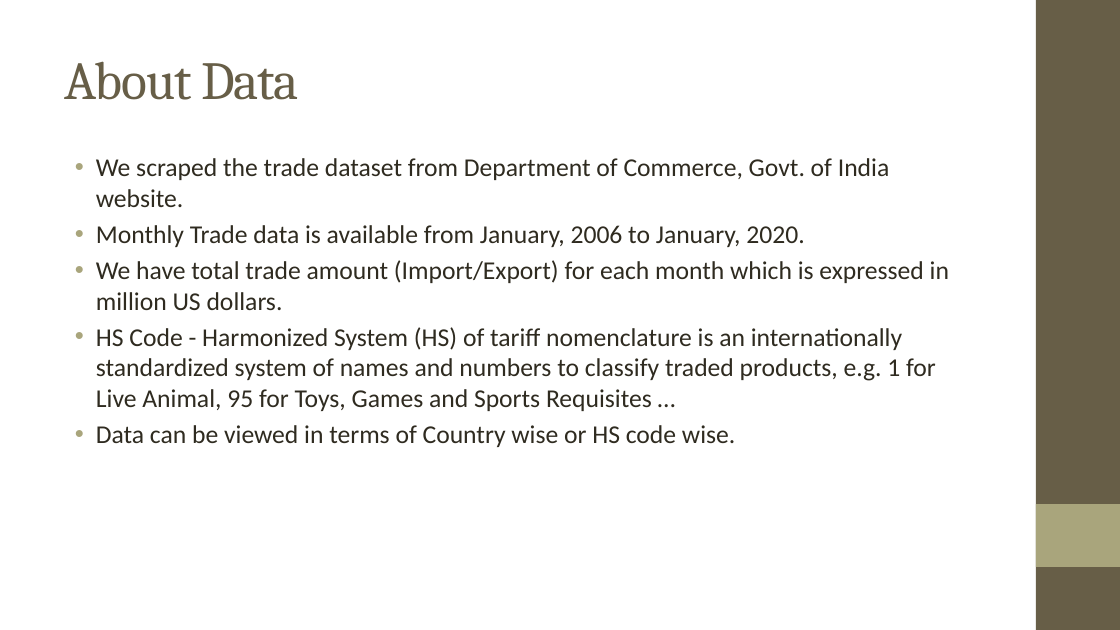
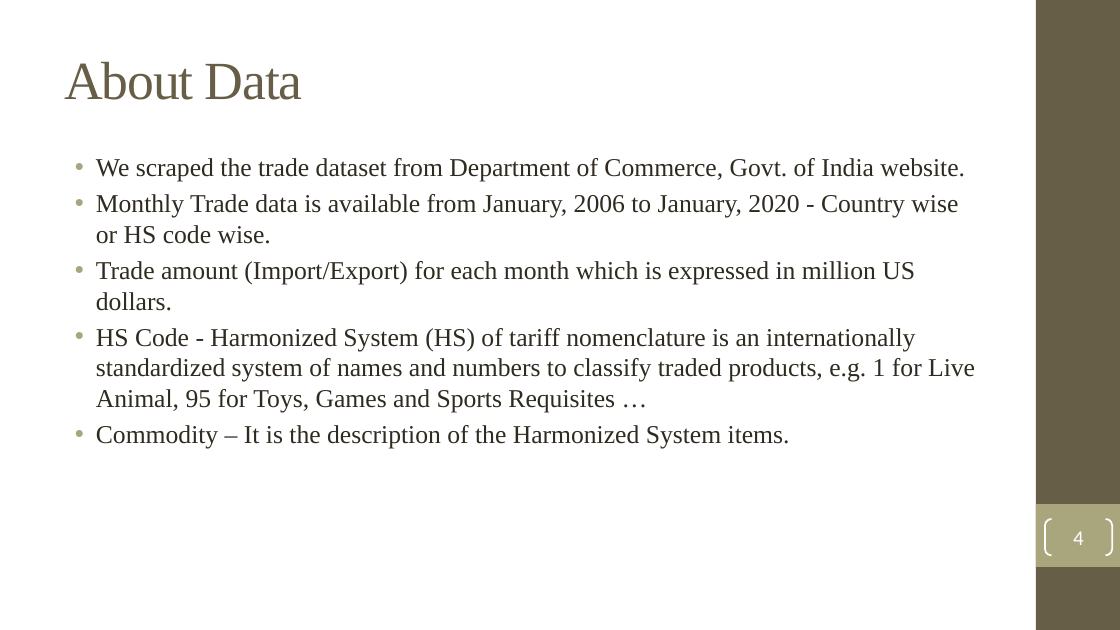
Before and after one commit to ForkedRepositories/Indian-Trade-Data-Analysis-and-Forecasting, a slide deck: slide 4 of Documents/Thesis/Indian Trade Analysis and Forecasting.pptx. Drawn at 1120x630 pixels with LibreOffice and Linux fonts; fonts in the diff are those of the drawing; background and template pictures are left out. Boxes give left, top, right and bottom in pixels: in the first picture for what was removed or moved away, otherwise in the second. Text is boxed around its words. In the diff, an @@ line names an element or a change of style, - is before the commit and + after.

Commit message:
Updated PPT Font and Content

```diff
--- a/Documents/Thesis/Indian Trade Analysis and Forecasting.pptx
+++ b/Documents/Thesis/Indian Trade Analysis and Forecasting.pptx
@@ title "About Data" at [64, 61, 303, 100]: font Cambria to Times New Roman @@
@@ text at [96, 158, 975, 413]: font Calibri to Times New Roman in "We scraped the trade dataset from Department ...", "HS Code - Harmonized System (HS) of ..." @@
@@ text at [96, 194, 958, 311]: text changed; font Calibri to Times New Roman @@
-• Monthly Trade data is available from January, 2006 to January, 2020.
-• We have total trade amount (Import/Export) for each month which is expressed in million US dollars.
+• Monthly Trade data is available from January, 2006 to January, 2020 - Country wise or HS code wise.
+• Trade amount (Import/Export) for each month which is expressed in million US dollars.
@@ text at [96, 425, 790, 449]: text changed; font Calibri to Times New Roman @@
-• Data can be viewed in terms of Country wise or HS code wise.
+• Commodity – It is the description of the Harmonized System items.
@@ page number added at [1045, 519, 1112, 555], outline #FFFFFF 1.5 pt, 18 pt, text #FFFFFF @@
+4
```
Also in this commit, not shown: 17 other slides changed.
